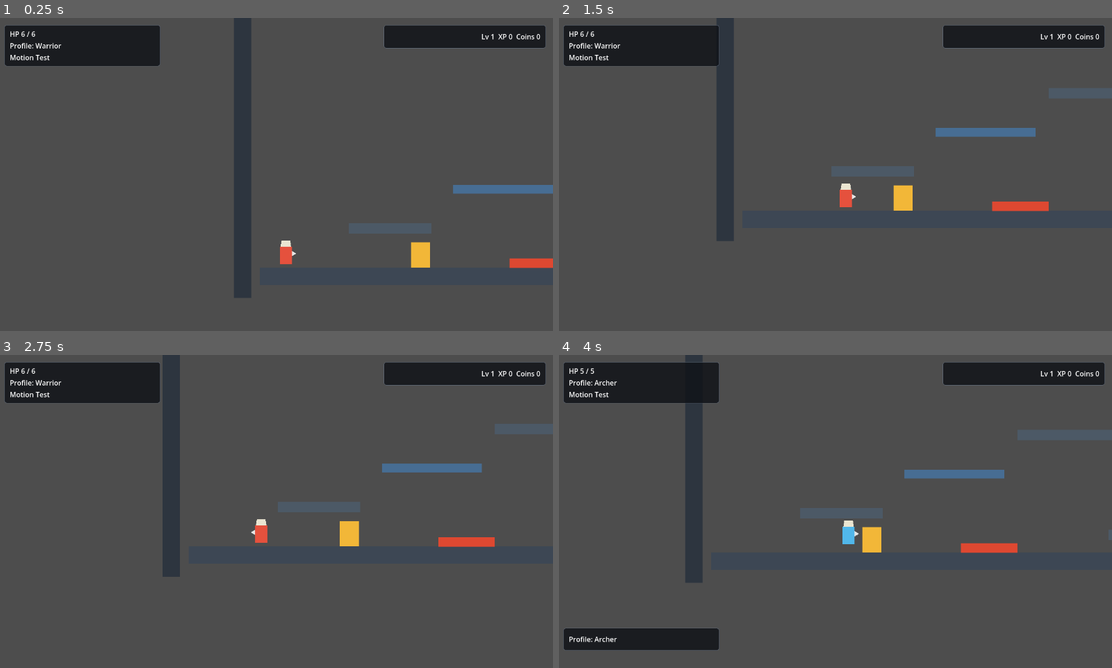
Above: before the commit, frames 1-4 (two rows, left to right).
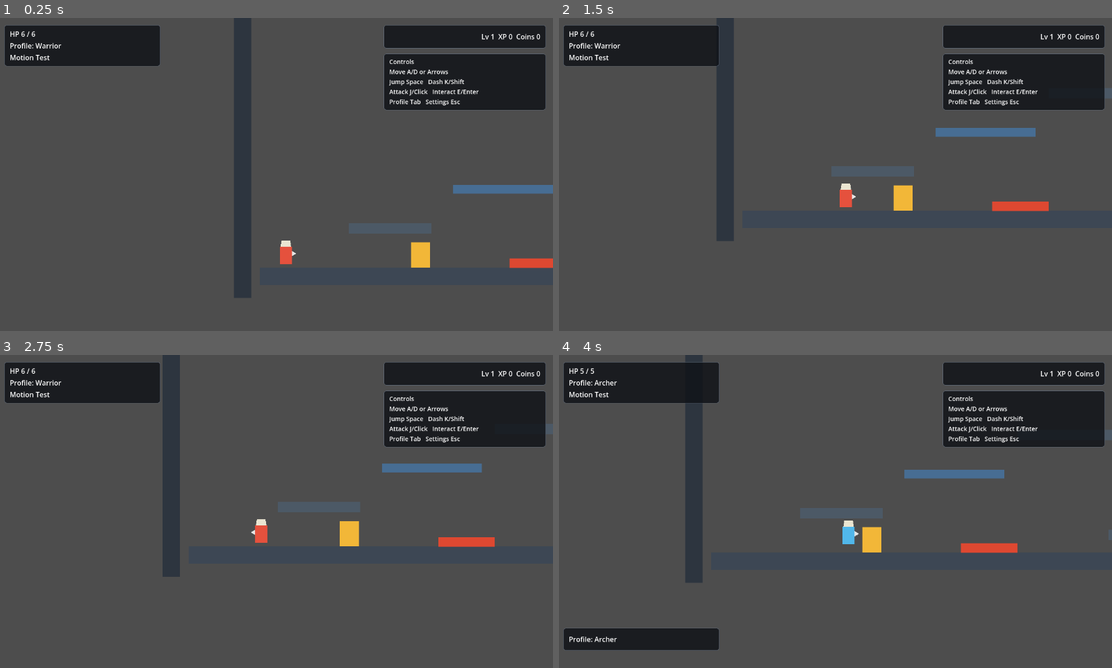
Above: after the commit, the same moments.

Repository: simpleusername96/cardborne-platformer
Game: Godot game, scene res://scenes/main/Main.tscn
The game is run twice, just before and just after one commit, with the same random seed, the same clock (stepped at 60 frames per second) and the same inputs.
Inputs (mouse positions are in pixels of both pictures, inside the frame that each line leads up to):
- Up to frame 1 (0.25 s): no input
- Up to frame 2 (1.5 s): tap Enter at 0.5 s; move the mouse to (957, 158) at 0.52 s; hold D (move_right) from 0.53 s (still down); tap J (attack) at 0.6 s; click (957, 158) at 0.67 s; tap Space (jump) at 0.77 s; move the mouse to (724, 190) at 1.27 s; tap S (crouch) at 1.35 s
- Up to frame 3 (2.75 s): tap Space (jump) at 1.52 s; move the mouse to (331, 442) at 2.02 s; release D (move_right) at 2.03 s; hold A (move_left) from 2.03 s (still down); tap K (dash) at 2.1 s
- Up to frame 4 (4 s): move the mouse to (807, 574) at 2.77 s; release A (move_left) at 2.78 s; hold D (move_right) from 2.78 s (still down); tap E (interact) at 2.85 s; click (807, 574) at 2.92 s; tap Space (jump) at 3.02, 3.77 s; move the mouse to (1001, 558) at 3.52 s; tap Tab (open_build_panel) at 3.6 s

The runs differ from the first frame. In frame 1, 5.1% of the frame differs, in the area x 69-99%, y 11-30%; in frame 2, 5.1%; in frame 3, 5.1%; in frame 4, 5.1%.

Commit message:
Add motion test control guide

Diff:
--- a/scripts/ui/HUD.gd
+++ b/scripts/ui/HUD.gd
@@ -4,10 +4,12 @@
 var profile_label: Label
 var stage_label: Label
 var counters_label: Label
+var controls_label: Label
 var prompt_label: Label
 var status_label: Label
 var health_panel: PanelContainer
 var counters_panel: PanelContainer
+var controls_panel: PanelContainer
 var status_panel: PanelContainer
 var prompt_panel: PanelContainer
 
@@ -50,6 +52,20 @@
 	counters_label = Label.new()
 	counters_label.horizontal_alignment = HORIZONTAL_ALIGNMENT_RIGHT
 	top_right.add_child(counters_label)
+
+	var controls := _make_panel(Vector2(890, 82), Vector2(374, 116))
+	controls_panel = controls.get_parent() as PanelContainer
+	controls_label = Label.new()
+	controls_label.text = (
+		"Controls\n"
+		+"Move A/D or Arrows\n"
+		+"Jump Space   Dash K/Shift\n"
+		+"Attack J/Click   Interact E/Enter\n"
+		+"Profile Tab   Settings Esc"
+	)
+	controls_label.clip_text = true
+	controls_label.add_theme_font_size_override("font_size", 14)
+	controls.add_child(controls_label)
 
 	var bottom_left := _make_panel(Vector2(16, 628), Vector2(360, 52))
 	status_panel = bottom_left.get_parent() as PanelContainer
@@ -97,9 +113,11 @@
 
 	if viewport_size.x < 760.0:
 		_set_panel_rect(counters_panel, Vector2(horizontal_margin, 122.0), Vector2(compact_width, 54.0))
+		_set_panel_rect(controls_panel, Vector2(horizontal_margin, 188.0), Vector2(compact_width, 132.0))
 		counters_label.horizontal_alignment = HORIZONTAL_ALIGNMENT_LEFT
 	else:
 		_set_panel_rect(counters_panel, Vector2(viewport_size.x - 390.0, 16.0), Vector2(374.0, 54.0))
+		_set_panel_rect(controls_panel, Vector2(viewport_size.x - 390.0, 82.0), Vector2(374.0, 116.0))
 		counters_label.horizontal_alignment = HORIZONTAL_ALIGNMENT_RIGHT
 
 	var bottom_y := maxf(16.0, viewport_size.y - 92.0)
